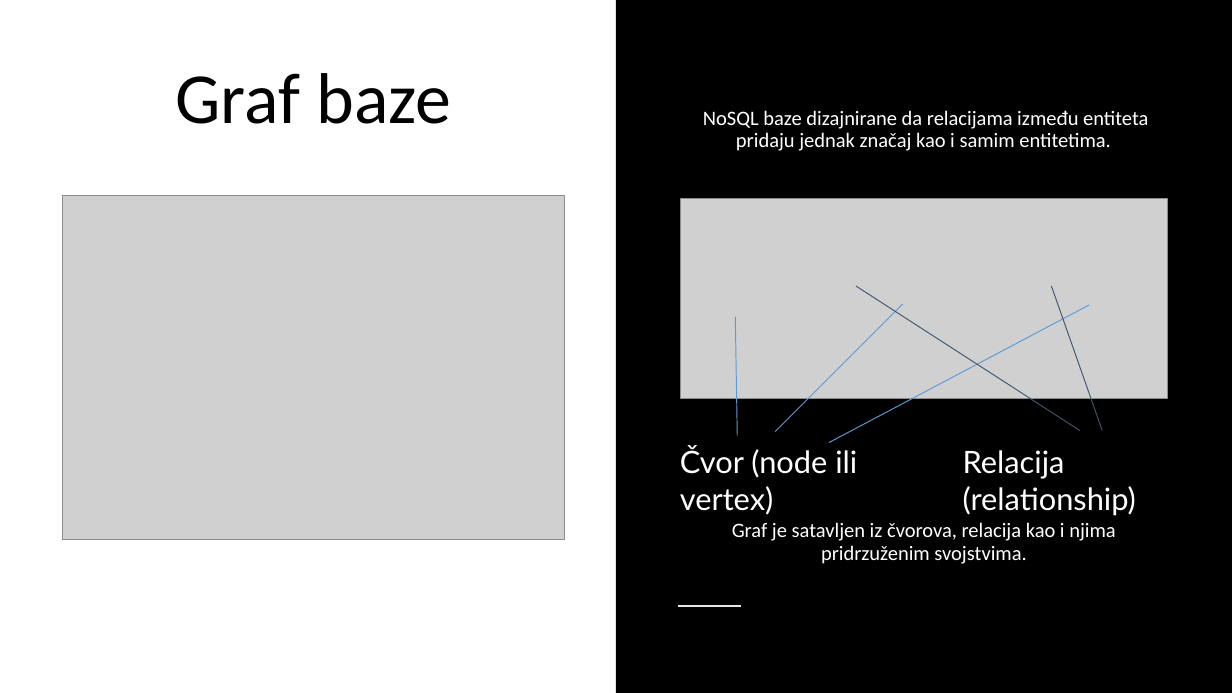
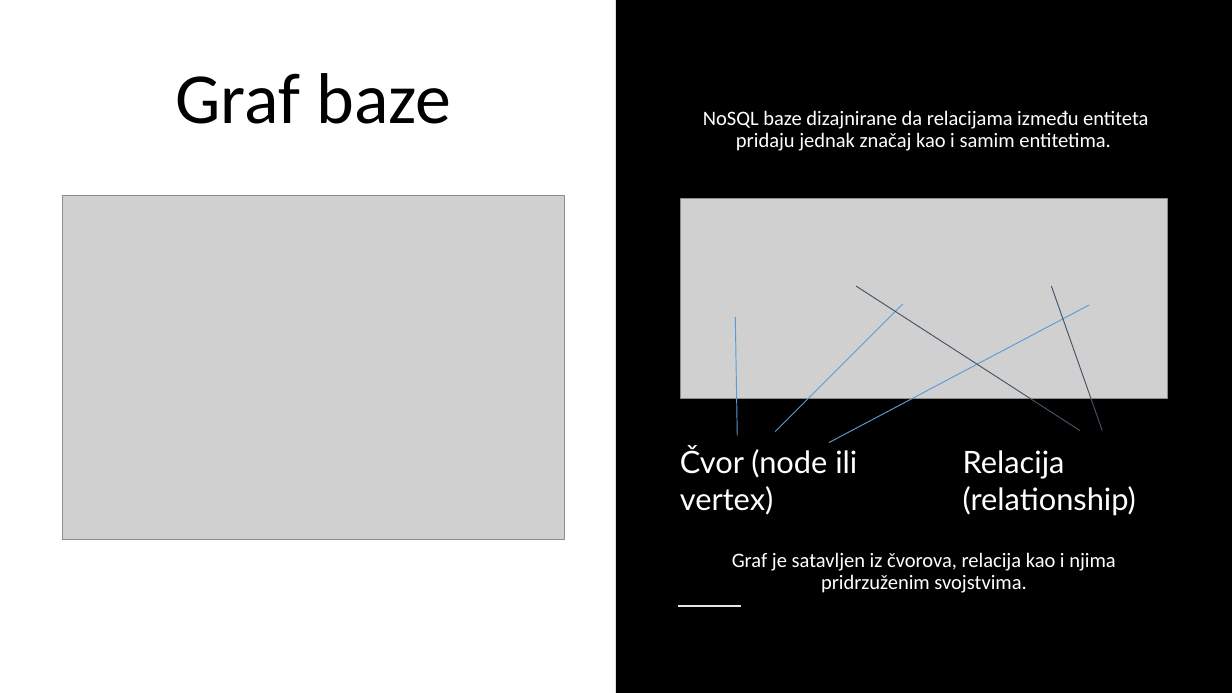
Before and after one commit to VulovicDanilo/DBMS2, a slide deck: slide 2 of Sistem za upravljanje bazama podataka - Backup&Restore Neo4j baze podataka.pptx. Drawn at 1232x693 pixels with LibreOffice and Linux fonts; fonts in the diff are those of the drawing; grey boxes stand for pictures. Boxes give left, top, right and bottom in pixels: in the first picture for what was removed or moved away, otherwise in the second. Text is boxed around its words. In the diff, an @@ line names an element or a change of style, - is before the commit and + after.

Commit message:
final edit

```diff
--- a/Sistem za upravljanje bazama podataka - Backup&Restore Neo4j baze podataka.pptx
+++ b/Sistem za upravljanje bazama podataka - Backup&Restore Neo4j baze podataka.pptx
@@ text "Graf je satavljen iz čvorova, ...": place and size @@
-text "Graf je satavljen iz čvorova, ..." at (732,522,1116,564)
+text "Graf je satavljen iz čvorova, ..." at (732,552,1116,593)
```
